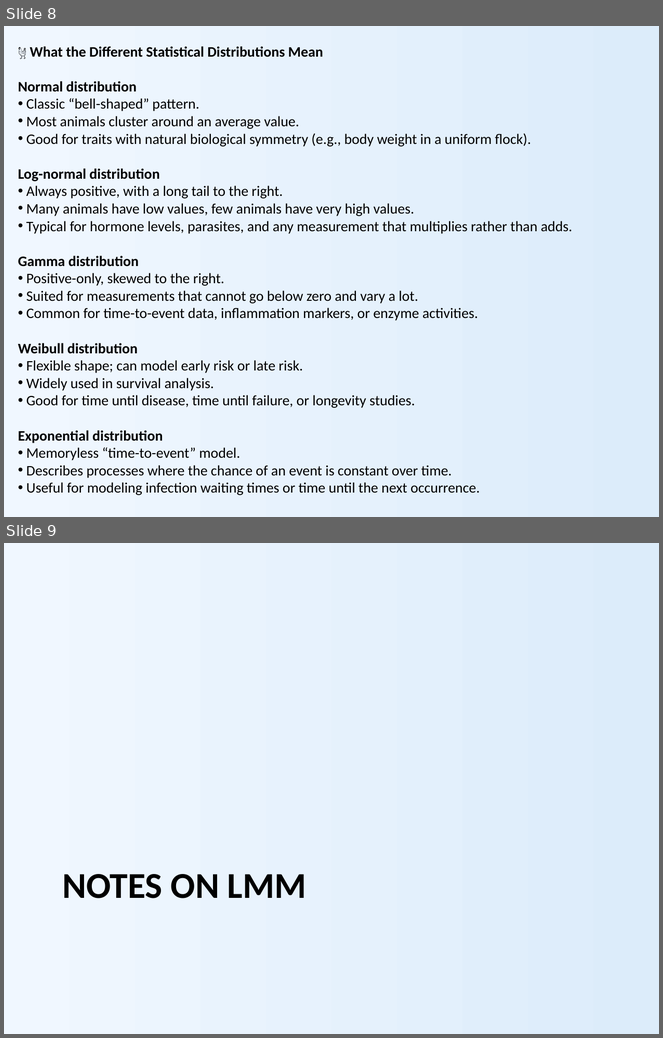
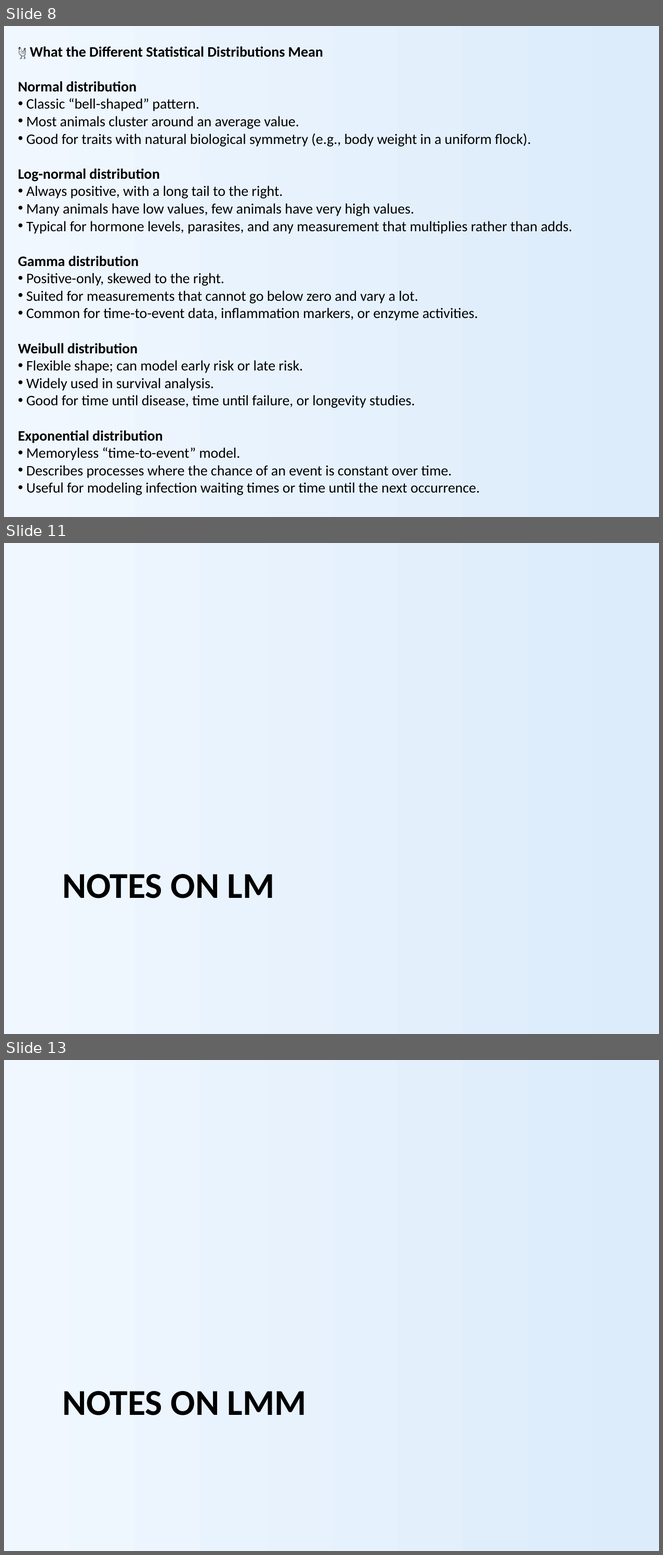
Before and after one commit to nicola-palmieri/TableAnalyzer, a slide deck: presentations/Table_Analyzer_Overview.pptx. Shown one above the other, each under a label of ours: slides 8 and 9 before the commit, slides 8, 11 and 13 after it; the slides between them are not shown. The pictures are 663x1038 and 663x1555 pixels, drawn with LibreOffice and Linux fonts; fonts in the diff are those of the drawing. Boxes give left, top, right and bottom in pixels: in the first picture for what was removed or moved away, otherwise in the second. Text is boxed around its words. In the diff, an @@ line names an element or a change of style, - is before the commit and + after.

```diff
--- a/presentations/Table_Analyzer_Overview.pptx
+++ b/presentations/Table_Analyzer_Overview.pptx
@@ slide 11 added at [4, 543, 659, 1034], background gradient #F0F7FF to #DCECFA @@
@@ title added at [62, 874, 275, 899], 40 pt, text #000000, bold @@
+NOTES ON LM
@@ what was slide 9 is now slide 13 @@
```
Also in this commit, not shown: 4 other slides added, 1 slide removed, 2 other files.
